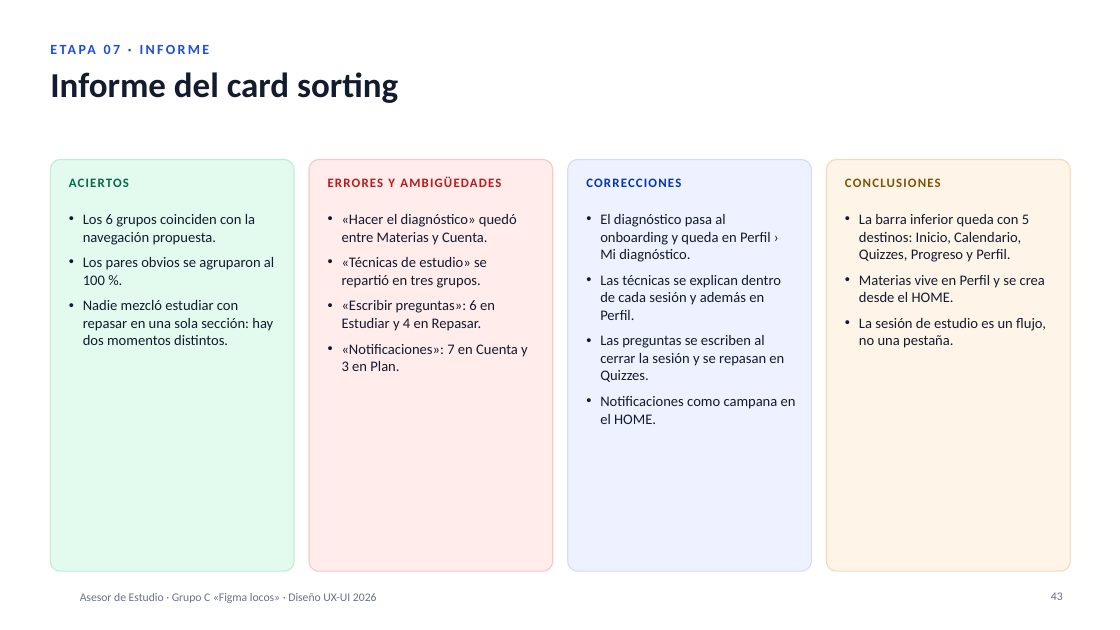
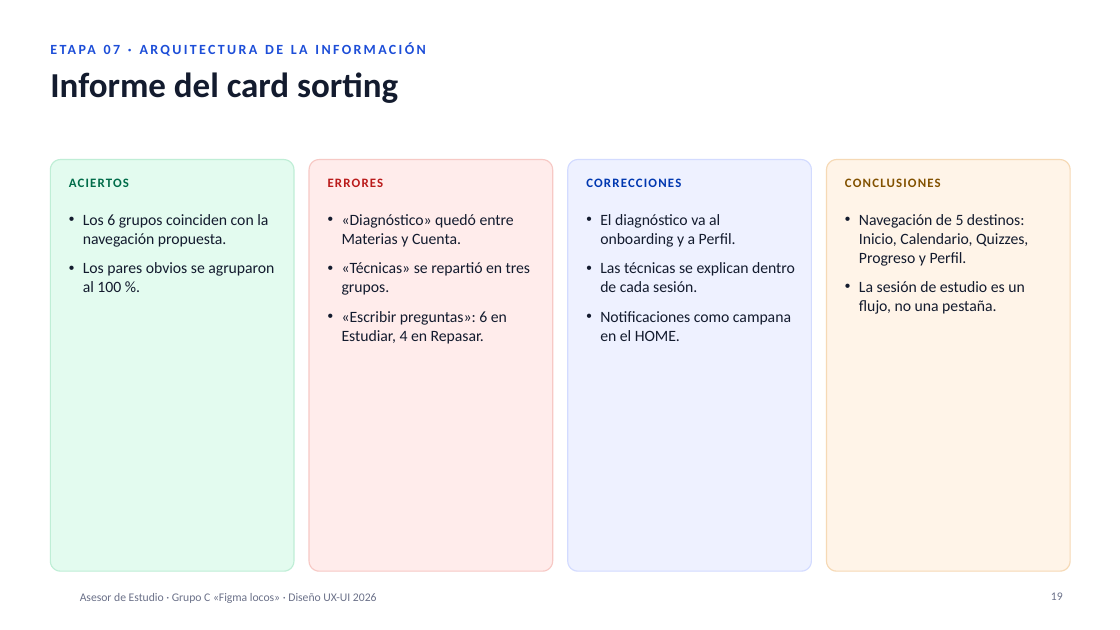
Before and after one commit to vichen12/ux-final, a slide deck: slide 19 of presentacion/GrupoC_AsesorDeEstudio_2026.pptx (slide 43 before the commit). Drawn at 1120x630 pixels with LibreOffice and Linux fonts; fonts in the diff are those of the drawing; background and template pictures are left out. Boxes give left, top, right and bottom in pixels: in the first picture for what was removed or moved away, otherwise in the second. Text is boxed around its words. In the diff, an @@ line names an element or a change of style, - is before the commit and + after.

```diff
--- a/presentacion/GrupoC_AsesorDeEstudio_2026.pptx
+++ b/presentacion/GrupoC_AsesorDeEstudio_2026.pptx
@@ text at bbox=[50, 35, 975, 62]: text changed @@
-ETAPA 07 · INFORME
+ETAPA 07 · ARQUITECTURA DE LA INFORMACIÓN
@@ text at bbox=[328, 178, 384, 187]: text changed @@
-ERRORES Y AMBIGÜEDADES
+ERRORES
@@ text "Los 6 grupos coinciden con ..." at bbox=[83, 214, 274, 292]: size 12.5 to 13.5 pt; more space between paragraphs @@
@@ text at bbox=[342, 214, 530, 344]: text changed; size 12.5 to 13.5 pt @@
-• «Hacer el diagnóstico» quedó entre Materias y Cuenta.
-• «Técnicas de estudio» se repartió en tres grupos.
-• «Escribir preguntas»: 6 en Estudiar y 4 en Repasar.
-• «Notificaciones»: 7 en Cuenta y 3 en Plan.
+• «Diagnóstico» quedó entre Materias y Cuenta.
+• «Técnicas» se repartió en tres grupos.
+• «Escribir preguntas»: 6 en Estudiar, 4 en Repasar.
@@ text at bbox=[600, 214, 795, 292]: text changed; size 12.5 to 13.5 pt @@
-• El diagnóstico pasa al onboarding y queda en Perfil › Mi diagnóstico.
-• Las técnicas se explican dentro de cada sesión y además en Perfil.
-• Las preguntas se escriben al cerrar la sesión y se repasan en Quizzes.
+• El diagnóstico va al onboarding y a Perfil.
+• Las técnicas se explican dentro de cada sesión.
@@ text at bbox=[859, 214, 1028, 266]: text changed; size 12.5 to 13.5 pt @@
-• La barra inferior queda con 5 destinos: Inicio, Calendario, Quizzes, Progreso y Perfil.
-• Materias vive en Perfil y se crea desde el HOME.
+• Navegación de 5 destinos: Inicio, Calendario, Quizzes, Progreso y Perfil.
@@ text at bbox=[859, 281, 1024, 314]: size 12.5 to 13.5 pt in "La sesión de estudio es un flujo, ..."; more space between paragraphs @@
@@ text at bbox=[83, 300, 273, 345]: paragraph removed @@
-• Nadie mezcló estudiar con repasar en una sola sección: hay dos momentos distintos.
@@ text at bbox=[600, 311, 791, 341]: size 12.5 to 13.5 pt in "Notificaciones como campana en el HOME."; more space between paragraphs @@
@@ page number at bbox=[1051, 592, 1063, 600]: text changed @@
-43
+19
```
Also in this commit, not shown: 13 other slides changed, 11 slides added, 59 slides removed, 2 other files.
